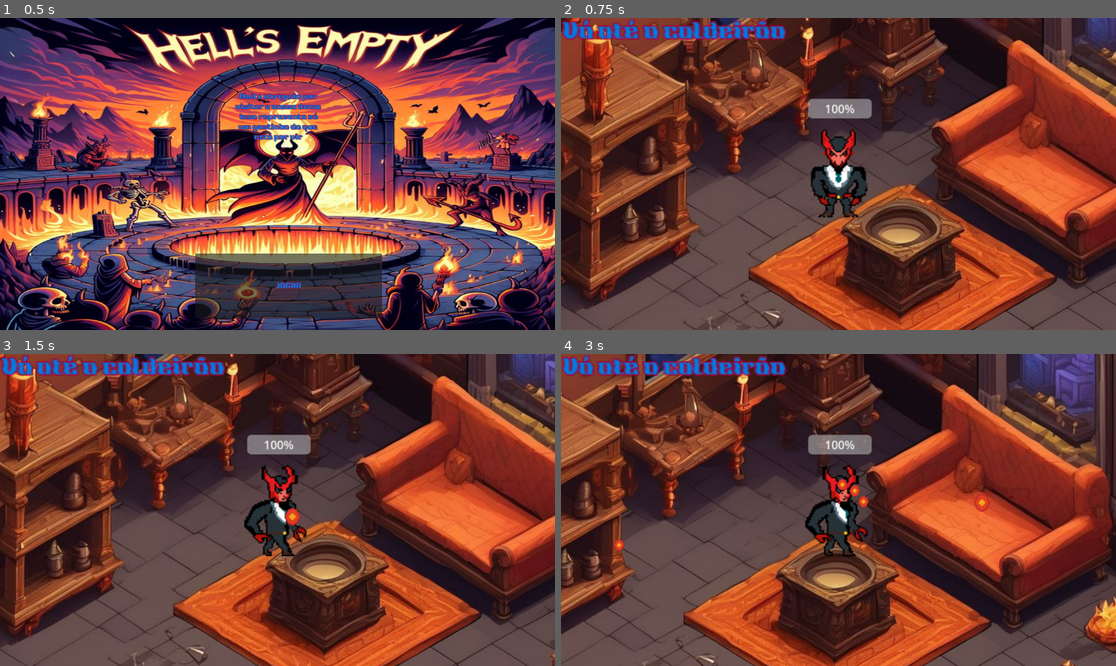
Above: before the commit, frames 1-4 (two rows, left to right).
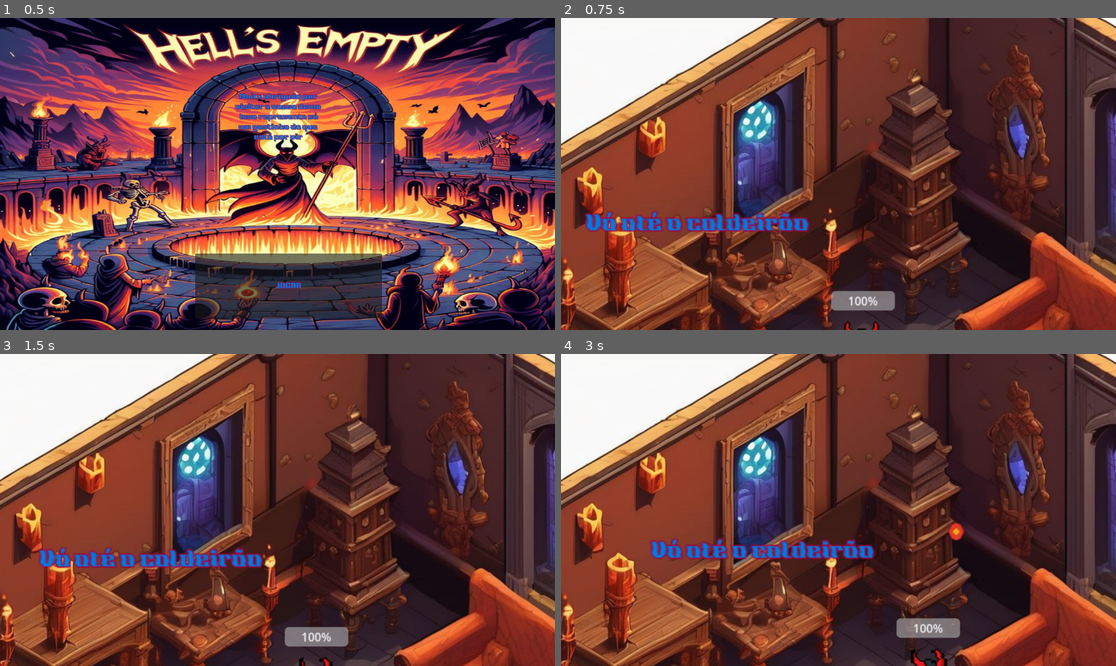
Above: after the commit, the same moments.

Repository: PopPlanetTeam/HellsEmpty
Game: Godot game, scene res://menus/main_menu/menu.tscn
Two runs of this game, one before a commit and one after it. Both use one fixed random seed, a clock stepped at 60 frames per second and the inputs below. Sound files missing from this copy of the repository are replaced by a short silence.
Inputs (mouse positions are in pixels of both pictures, inside the frame that each line leads up to):
- Up to frame 1 (0.5 s): no input
- Up to frame 2 (0.75 s): click "JOGAR" at 0.5 s
- Up to frame 3 (1.5 s): tap Enter at 1.25 s; move the mouse to (399, 494) at 1.27 s; hold Right (right) from 1.28 s (still down); tap Middle mouse button (mega_shoot) at 1.35 s
- Up to frame 4 (3 s): move the mouse to (727, 525) at 2.02 s; release Right (right) at 2.03 s; hold S (down) 2.03-2.78 s; click (727, 525) at 2.1 s; move the mouse to (894, 441) at 2.77 s; hold Right (right) from 2.78 s (still down); right-click (894, 441) at 2.85 s

Frame 1 is identical in both runs. In frame 2, 86% of the frame differs, in the area x 0-100%, y 0-100%; in frame 3, 87%; in frame 4, 88%.

Commit message:
fix: remove camera on player

Diff:
--- a/player/player.tscn
+++ b/player/player.tscn
@@ -1,8 +1,22 @@
 [gd_scene load_steps=13 format=3 uid="uid://dwjq66nym7gmn"]
 
-[ext_resource type="Script" path="res://player/player.gd" id="1_7tilq"]
+[ext_resource type="Script" path="res://player/player.gd" id="1_81fyr"]
 [ext_resource type="Texture2D" uid="uid://b640xbenp8p6l" path="res://player/img/player_0-Sheet.png" id="1_nwut5"]
-[ext_resource type="Script" path="res://player/Sprite.gd" id="3_nhl0r"]
+[ext_resource type="PackedScene" uid="uid://bmfw53l7xnpeb" path="res://weapon/weapon.tscn" id="2_j3k11"]
+
+[sub_resource type="GDScript" id="GDScript_3jkn6"]
+script/source = "extends \"res://player/Sprite.gd\"
+
+
+# Called when the node enters the scene tree for the first time.
+func _ready():
+	pass # Replace with function body.
+
+
+# Called every frame. 'delta' is the elapsed time since the previous frame.
+func _process(delta):
+	pass
+"
 
 [sub_resource type="Animation" id="Animation_1urf3"]
 length = 0.001
@@ -98,30 +112,23 @@
 [sub_resource type="RectangleShape2D" id="RectangleShape2D_vm8hp"]
 size = Vector2(20, 14)
 
-[sub_resource type="RectangleShape2D" id="RectangleShape2D_qliaw"]
-size = Vector2(38, 62)
-
 [sub_resource type="RectangleShape2D" id="RectangleShape2D_ob3tr"]
 size = Vector2(32, 60)
 
 [node name="player" type="CharacterBody2D"]
-script = ExtResource("1_7tilq")
+script = ExtResource("1_81fyr")
 
 [node name="Sprite" type="Sprite2D" parent="."]
 texture = ExtResource("1_nwut5")
 hframes = 24
-script = ExtResource("3_nhl0r")
+script = SubResource("GDScript_3jkn6")
 
 [node name="Animation" type="AnimationPlayer" parent="."]
 libraries = {
 "": SubResource("AnimationLibrary_1sww8")
 }
 
-[node name="Camera" type="Camera2D" parent="."]
-visible = false
-
 [node name="Collision" type="CollisionShape2D" parent="."]
-visible = false
 position = Vector2(0, 23)
 shape = SubResource("RectangleShape2D_vm8hp")
 
@@ -129,34 +136,6 @@
 wait_time = 0.4
 
 [node name="Heal_timer" type="Timer" parent="."]
-
-[node name="TopRay" type="RayCast2D" parent="."]
-visible = false
-target_position = Vector2(0, -39)
-collide_with_areas = true
-
-[node name="BottomRay" type="RayCast2D" parent="."]
-visible = false
-target_position = Vector2(0, 39)
-collide_with_areas = true
-
-[node name="LeftRay" type="RayCast2D" parent="."]
-visible = false
-target_position = Vector2(-27, 0)
-collide_with_areas = true
-
-[node name="RightRay" type="RayCast2D" parent="."]
-visible = false
-target_position = Vector2(27, 0)
-collide_with_areas = true
-
-[node name="Portal_area" type="Area2D" parent="."]
-visible = false
-collision_layer = 128
-collision_mask = 128
-
-[node name="Collision" type="CollisionShape2D" parent="Portal_area"]
-shape = SubResource("RectangleShape2D_qliaw")
 
 [node name="ProgressBar" type="ProgressBar" parent="."]
 offset_left = -21.0
@@ -166,12 +145,25 @@
 scale = Vector2(0.5, 0.5)
 
 [node name="DamageArea" type="Area2D" parent="."]
+visible = false
 collision_layer = 0
 collision_mask = 2
 
 [node name="CollisionShape2D" type="CollisionShape2D" parent="DamageArea"]
 shape = SubResource("RectangleShape2D_ob3tr")
 
+[node name="Stats" type="Node" parent="."]
+
+[node name="Speed" type="Node" parent="Stats"]
+
+[node name="Life" type="Node" parent="Stats"]
+
+[node name="Weapons" type="Node" parent="."]
+
+[node name="Weapon1" parent="Weapons" instance=ExtResource("2_j3k11")]
+
+[node name="Weapon2" parent="Weapons" instance=ExtResource("2_j3k11")]
+
 [connection signal="timeout" from="Shoot_timer" to="." method="_on_shoot_timer_timeout"]
 [connection signal="timeout" from="Heal_timer" to="." method="_on_heal_timer_timeout"]
 [connection signal="body_entered" from="DamageArea" to="." method="_on_damage_area_body_entered"]
